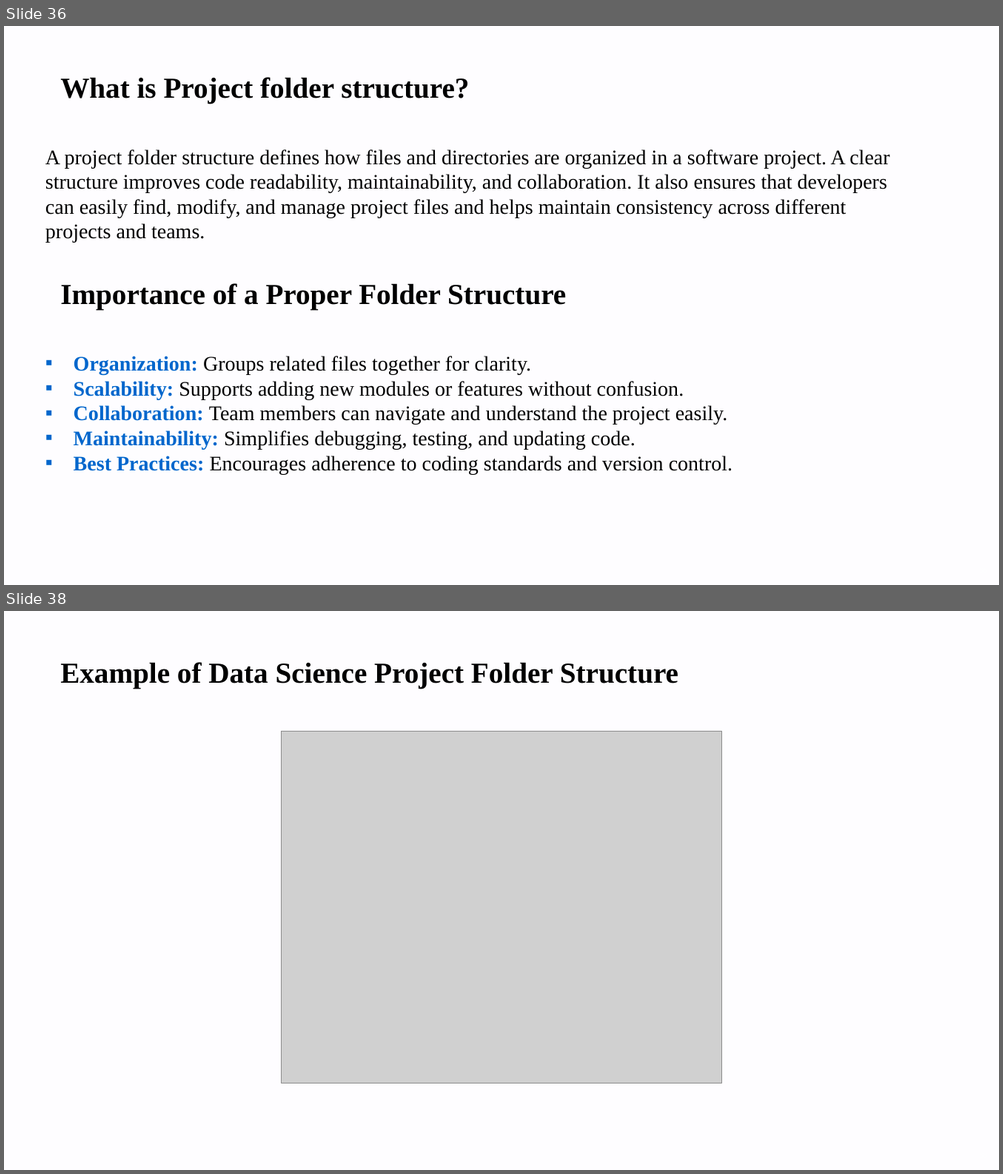
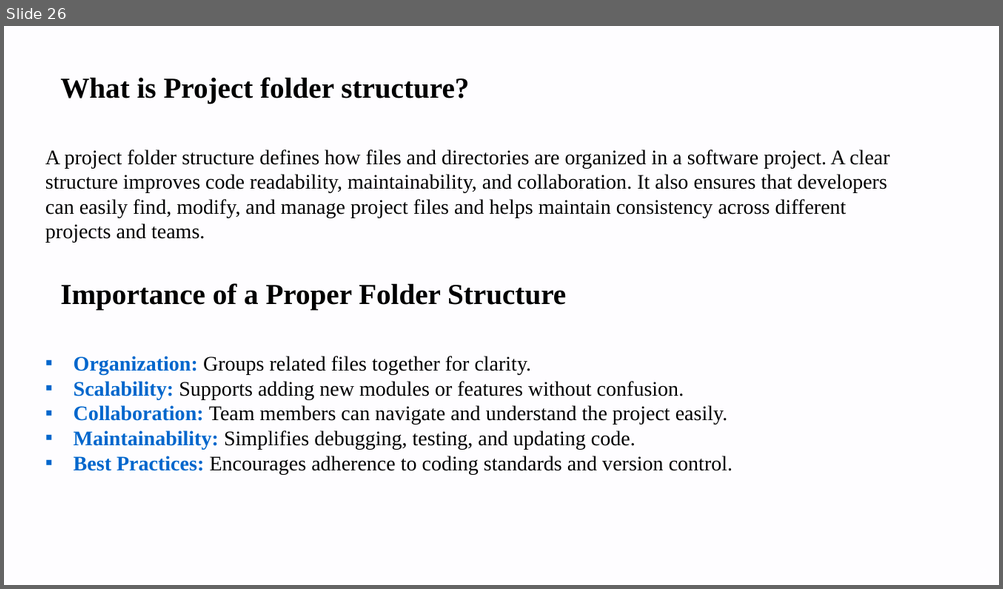
Before and after one commit to renujindal89/software-module1-2, a slide deck: software module 1,2.pptx. Shown one above the other, each under a label of ours: slides 36 and 38 before the commit, slide 26 after it; the slides between them are not shown. The pictures are 1003x1174 and 1003x589 pixels, drawn with LibreOffice and Linux fonts; fonts in the diff are those of the drawing; grey boxes stand for pictures; background and template pictures are left out. Boxes give left, top, right and bottom in pixels: in the first picture for what was removed or moved away, otherwise in the second. Text is boxed around its words. In the diff, an @@ line names an element or a change of style, - is before the commit and + after.

```diff
--- a/software module 1,2.pptx
+++ b/software module 1,2.pptx
@@ slide 38 removed at [4,611,999,1170], background #FEFDFF; not listed: 1 template element that a slide beside it also shows @@
@@ text removed at [60,662,678,688] @@
-Example of Data Science Project Folder Structure
@@ picture removed at [282,731,722,1084] @@
@@ what was slide 36 is now slide 26 @@
```
Also in this commit, not shown: 7 slides changed, 11 other slides removed.
